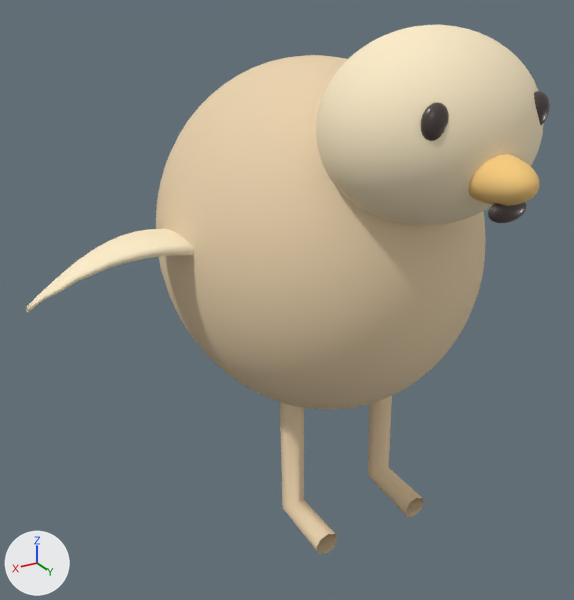
Two versions of the glTF model public/models/candidates/species/chicken.glb, one commit apart.
One viewpoint serves both versions: a 50 mm camera at (1.415, 2.018, 1.913) aimed at (0.123, -0.137, 0.835). Every picture has the same lights, and +X, +Y and +Z are marked at lower left. The older version comes first. Vertices at exactly the same position are counted once.

In view in the first picture: 'Anatomical chicken torso', 'Skinned chicken skull', 'chicken continuous feathered wing right', 'chicken curved beak', 'chicken eating mouth', 'chicken left living eye', 'chicken right living eye', 'chicken shin -1', 'chicken shin 1'.
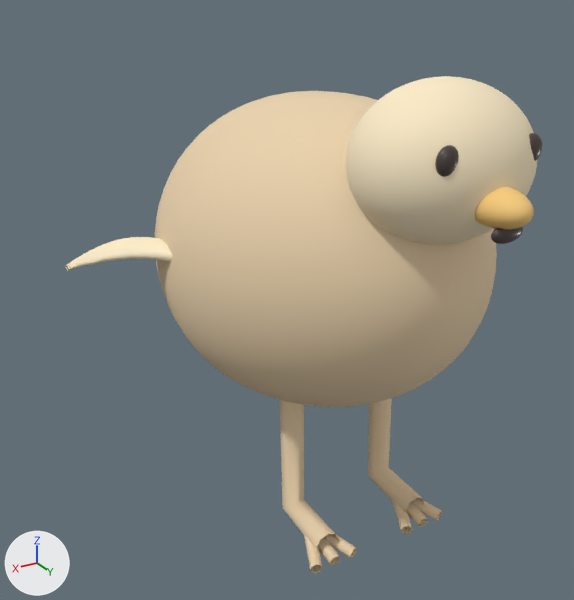
The change, as a diff of the scene's bpy script:
```diff
--- a/public/models/candidates/species/chicken.glb.py
+++ b/public/models/candidates/species/chicken.glb.py
@@ me_sphere_048 @@
-me_sphere_048.from_pydata(...)  # 1490 vertices, 2976 faces; spans x -0.52..0.52, y -0.78..0.46, z 0.45..1.63
+me_sphere_048.from_pydata(...)  # 1490 vertices, 2976 faces; spans x -0.53..0.53, y -0.87..0.55, z 0.459..1.524
+# me_sphere_048 part 1: 1490 of 1490 vertices moved; they spanned x -0.52..0.52, y -0.78..0.46, z 0.45..1.63 and now span x -0.53..0.53, y -0.87..0.55, z 0.459..1.524; mean shift (0.0, 0.0, -0.043)
 me_sphere_048.materials.append(mat_chicken_coat)
@@ me_chicken_continuous_feathered_wing_right_sculpted_geometry @@
-me_chicken_continuous_feathered_wing_right_sculpted_geometry.from_pydata(...)  # 336 vertices, 668 faces; spans x 0.38..0.982, y -0.243..-0.038, z 0.982..1.148
+me_chicken_continuous_feathered_wing_right_sculpted_geometry.from_pydata(...)  # 336 vertices, 668 faces; spans x 0.387..0.743, y -0.597..0.017, z 0.922..1.082
+# me_chicken_continuous_feathered_wing_right_sculpted_geometry part 2: 336 of 336 vertices moved; they spanned x 0.38..0.982, y -0.243..-0.038, z 0.982..1.148 and now span x 0.387..0.743, y -0.597..0.017, z 0.922..1.082; mean shift (-0.116, -0.175, -0.064)
 me_chicken_continuous_feathered_wing_right_sculpted_geometry.materials.append(mat_chicken_pale_markings)
@@ me_sphere_053 @@
-me_sphere_053.from_pydata(...)  # 610 vertices, 1216 faces; spans x -0.077..0.077, y 0.521..0.769, z 1.357..1.481
+me_sphere_053.from_pydata(...)  # 610 vertices, 1216 faces; spans x -0.065..0.065, y 0.557..0.764, z 1.3..1.404
+# me_sphere_053 part 3: the whole mesh is scaled about its middle by 0.839, then moved by (0.0, 0.016, -0.067)
 me_sphere_053.materials.append(mat_chicken_beak)
@@ me_sphere_052 @@
-me_sphere_052.from_pydata(...)  # 222 vertices, 440 faces; spans x -0.062..0.062, y 0.6789..0.7161, z 1.3202..1.3822
+me_sphere_052.from_pydata(...)  # 222 vertices, 440 faces; spans x -0.052..0.052, y 0.6891..0.7203, z 1.2692..1.3212
+# me_sphere_052 part 4: the whole mesh is scaled about its middle by 0.839, then moved by (0.0, 0.0072, -0.056)
 me_sphere_052.materials.append(mat_chicken_eyes)
@@ me_sphere_050 @@
-me_sphere_050.from_pydata(...)  # 362 vertices, 720 faces; spans x -0.2046..-0.124, y 0.5782..0.6247, z 1.5155..1.6085
+me_sphere_050.from_pydata(...)  # 362 vertices, 720 faces; spans x -0.1716..-0.104, y 0.6046..0.6436, z 1.433..1.511
+# me_sphere_050 part 5: the whole mesh is scaled about its middle by 0.839, then moved by (0.0265, 0.0227, -0.09)
 me_sphere_050.materials.append(mat_chicken_eyes)
@@ me_sphere_049 @@
-me_sphere_049.from_pydata(...)  # 1490 vertices, 2976 faces; spans x -0.31..0.31, y 0.118..0.663, z 1.243..1.757
+me_sphere_049.from_pydata(...)  # 1490 vertices, 2976 faces; spans x -0.26..0.26, y 0.218..0.676, z 1.204..1.636
+# me_sphere_049 part 6: the whole mesh is scaled about its middle by 0.839, then moved by (0.0, 0.057, -0.08)
 me_sphere_049.materials.append(mat_chicken_pale_markings)
@@ ob_chicken_toe_1_1 @@
+ob_chicken_toe_1_1 = bpy.data.objects.new('chicken toe 1 1', me_chicken_toe_1_1)  # 16 vertices, 16 faces; spans x 0.171..0.284, y 0.111..0.299, z 0.034..0.111; in mat_chicken_coat (beige #ebd3ad)
+ob_chicken_toe_1_1.location = (0.0, 0.0, 0.0)
@@ ob_chicken_toe_1_0 @@
+ob_chicken_toe_1_0 = bpy.data.objects.new('chicken toe 1 0', me_chicken_toe_1_0)  # 16 vertices, 16 faces; spans x 0.169..0.211, y 0.116..0.294, z 0.034..0.111; in mat_chicken_coat (beige #ebd3ad)
+ob_chicken_toe_1_0.location = (0.0, 0.0, 0.0)
@@ ob_chicken_toe_1__1 @@
+ob_chicken_toe_1__1 = bpy.data.objects.new('chicken toe 1 -1', me_chicken_toe_1__1)  # 16 vertices, 16 faces; spans x 0.096..0.209, y 0.111..0.299, z 0.034..0.111; in mat_chicken_coat (beige #ebd3ad)
+ob_chicken_toe_1__1.location = (0.0, 0.0, 0.0)
@@ ob_chicken_toe__1_1 @@
+ob_chicken_toe__1_1 = bpy.data.objects.new('chicken toe -1 1', me_chicken_toe__1_1)  # 16 vertices, 16 faces; spans x -0.209..-0.096, y 0.111..0.299, z 0.034..0.111; in mat_chicken_coat (beige #ebd3ad)
+ob_chicken_toe__1_1.location = (0.0, 0.0, 0.0)
@@ ob_chicken_toe__1_0 @@
+ob_chicken_toe__1_0 = bpy.data.objects.new('chicken toe -1 0', me_chicken_toe__1_0)  # 16 vertices, 16 faces; spans x -0.211..-0.169, y 0.116..0.294, z 0.034..0.111; in mat_chicken_coat (beige #ebd3ad)
+ob_chicken_toe__1_0.location = (0.0, 0.0, 0.0)
@@ ob_chicken_toe__1__1 @@
+ob_chicken_toe__1__1 = bpy.data.objects.new('chicken toe -1 -1', me_chicken_toe__1__1)  # 16 vertices, 16 faces; spans x -0.284..-0.171, y 0.111..0.299, z 0.034..0.111; in mat_chicken_coat (beige #ebd3ad)
+ob_chicken_toe__1__1.location = (0.0, 0.0, 0.0)
```

Changed parts and their boxes [x1, y1, x2, y2] in the pictures (574 x 600 px):
'Anatomical chicken torso', reshaped (11% shorter)
    before: [156, 55, 485, 410]
    after: [155, 91, 497, 407]
'Skinned chicken skull', moved, rescaled (16% narrower, 16% shorter)
    before: [316, 25, 544, 226]
    after: [346, 76, 537, 244]
'chicken curved beak', moved, rescaled (17% narrower, 19% shorter)
    before: [468, 154, 539, 206]
    after: [475, 187, 534, 229]
'chicken continuous feathered wing right', reshaped
    before: [26, 229, 194, 312]
    after: [65, 237, 173, 270]
'chicken eating mouth', moved, rescaled (18% narrower, 18% shorter)
    before: [488, 202, 527, 223]
    after: [491, 227, 523, 244]
'chicken left living eye', moved, rescaled (18% narrower, 17% shorter)
    before: [534, 91, 550, 125]
    after: [529, 133, 542, 161]
'chicken toe 1 1', added
    after: [304, 535, 323, 573]
'chicken toe 1 -1', added
    after: [325, 534, 357, 558]
'chicken toe 1 0', added
    after: [318, 537, 340, 565]
'chicken toe -1 1', added
    after: [392, 500, 413, 534]
'chicken toe -1 -1', added
    after: [412, 498, 442, 521]
'chicken toe -1 0', added
    after: [406, 502, 428, 527]
